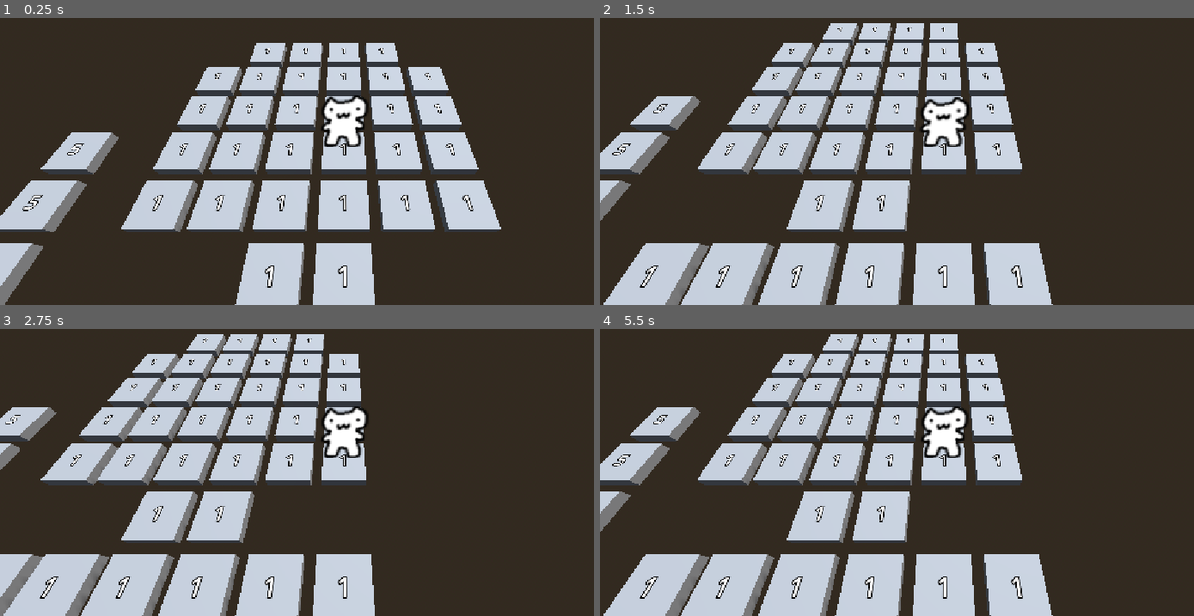
Above: before the commit, frames 1-4 (two rows, left to right).
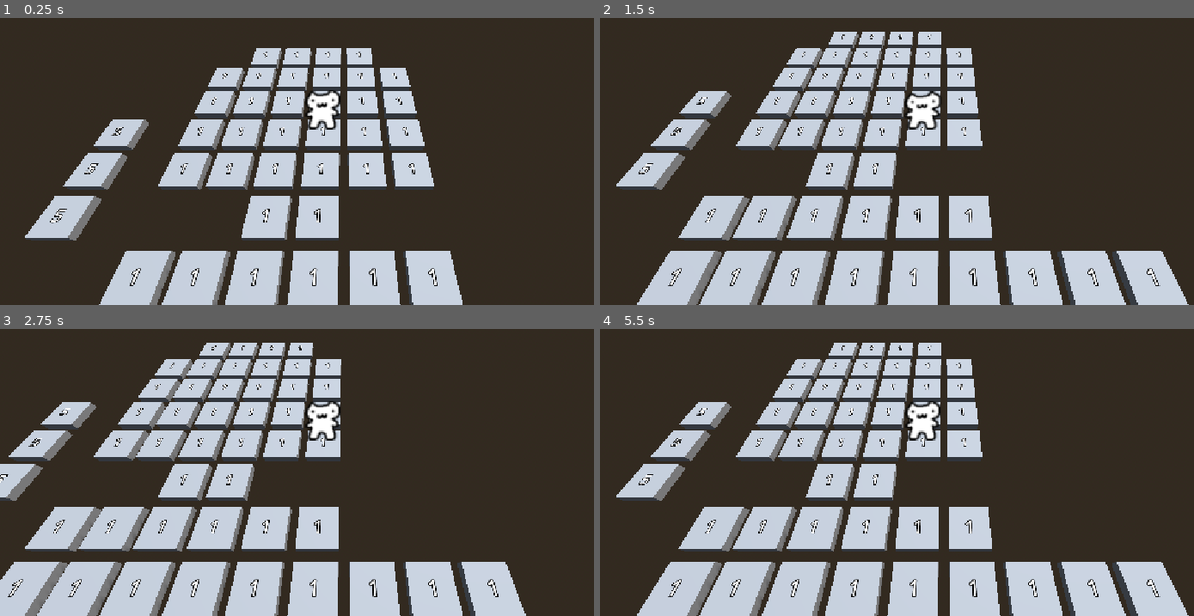
Above: after the commit, the same moments.

Repository: pxlinspace/gmtk-2026
Game: Godot game, scene res://scenes/levels/test_level.tscn
The game is run twice, just before and just after one commit, with the same random seed, the same clock (stepped at 60 frames per second) and the same inputs.
Inputs (mouse positions are in pixels of both pictures, inside the frame that each line leads up to):
- Up to frame 1 (0.25 s): no input
- Up to frame 2 (1.5 s): tap Enter at 0.5 s; move the mouse to (1093, 92) at 0.52 s; hold D (right) 0.53-1.28 s; tap Alt at 0.6 s; click (1093, 92) at 0.67 s; tap Space at 1.25 s; move the mouse to (807, 129) at 1.27 s; hold S (down) from 1.28 s (still down); tap Shift at 1.35 s
- Up to frame 3 (2.75 s): tap Enter at 2 s; move the mouse to (409, 337) at 2.02 s; release S (down) at 2.03 s; hold D (right) from 2.03 s (still down); tap Alt at 2.1 s
- Up to frame 4 (5.5 s): tap Space at 2.75, 4.25 s; move the mouse to (908, 501) at 2.77 s; release D (right) at 2.78 s; hold W (up) 2.78-3.53 s; tap Shift at 2.85, 4.35 s; click (908, 501) at 2.92 s; tap Enter at 3.5 s; move the mouse to (1152, 481) at 3.52 s; hold A (left) 3.53-5.03 s; tap Alt at 3.6, 5.1 s; move the mouse to (736, 363) at 4.27 s; move the mouse to (980, 423) at 5.02 s; hold S (down) from 5.03 s (still down); click (980, 423) at 5.17 s

The runs differ from the first frame. In frame 1, 36% of the frame differs, in the area x 0-85%, y 8-100%; in frame 2, 38%; in frame 3, 36%; in frame 4, 38%, in the area x 0-100%, y 1-100%.

Commit message:
don't fall off

Diff:
--- a/scenes/levels/level.gd
+++ b/scenes/levels/level.gd
@@ -17,4 +17,4 @@
 		tile.set_countdown(int(level_map.mesh_library.get_item_name(idx)))
 		tile_container.add_child(tile)
 		tile.global_position = level_map.to_global(cell_pos)
-		level_map.set_cell_item(cell_pos, GridMap.INVALID_CELL_ITEM)
+	level_map.queue_free()
--- a/scenes/levels/test_level.tscn
+++ b/scenes/levels/test_level.tscn
@@ -32,7 +32,3 @@
 }
 
 [node name="Player" parent="." unique_id=289280773 instance=ExtResource("2_yautc")]
-
-[node name="Camera3D" type="Camera3D" parent="Player" unique_id=790985369]
-transform = Transform3D(1, 0, 0, 0, 0.6427876, 0.7660444, 0, -0.7660444, 0.6427876, 0.5, 4, 3)
-current = true
--- a/scenes/player/player.gd
+++ b/scenes/player/player.gd
@@ -1,28 +1,56 @@
 extends Node3D
 
 @onready var grid_position: Vector3i = Vector3i(position)
-@onready var tile_sprite: TileSprite = $TileSprite
+@onready var tile_sprite: TileSprite = $Anchor/TileSprite
+@onready var anchor: Node3D = $Anchor
+
+var position_tween: Tween
+
+
+func move_to_pos(new_pos: Vector3i) -> void:
+	# check if new position is valid
+	var cast_pos := Vector3(new_pos - grid_position) + Vector3(0.5, 0, 0.5)
+	var space_state := get_world_3d().direct_space_state
+	var shape := SphereShape3D.new()
+	shape.radius = 0.2
+	var query := PhysicsShapeQueryParameters3D.new()
+	query.collide_with_areas = true
+	query.collide_with_bodies = false
+	query.shape = shape
+	query.transform = global_transform
+	query.transform.origin += Vector3(cast_pos)
+	print(query.transform.origin)
+	var results := space_state.intersect_shape(query)
+
+	if results.size() == 0: return
+	var is_valid := false
+	for item in results:
+		var collider := item.collider as Object
+		if collider is Tile:
+			is_valid = true
+			break
+	if not is_valid: return
+
+	grid_position = new_pos
+	global_position = new_pos
+	animate_to_grid_position()
 
 
 func _unhandled_input(event: InputEvent) -> void:
-	var is_movement_input: bool = true
 	if event.is_action_pressed("left"):
-		grid_position.x -= 1
+		move_to_pos(grid_position + Vector3i(-1, 0, 0))
 	elif event.is_action_pressed("right"):
-		grid_position.x += 1
+		move_to_pos(grid_position + Vector3i(1, 0, 0))
 	elif event.is_action_pressed("up"):
-		grid_position.z -= 1
+		move_to_pos(grid_position + Vector3i(0, 0, -1))
 	elif event.is_action_pressed("down"):
-		grid_position.z += 1
-	else:
-		is_movement_input = false
-
-	if is_movement_input:
-		animate_to_grid_position()
+		move_to_pos(grid_position + Vector3i(0, 0, 1))
 
 
 func animate_to_grid_position() -> void:
-	var position_tween := create_tween().set_trans(Tween.TRANS_QUAD).set_ease(Tween.EASE_OUT)
-	position_tween.tween_property(self, "position", Vector3(grid_position), 0.2)
+	if position_tween: position_tween.kill()
+	position_tween = create_tween().set_trans(Tween.TRANS_QUAD).set_ease(Tween.EASE_OUT)
+	var target_pos := Vector3(grid_position) + Vector3(0, 0, 0)
+	position_tween.tween_property(anchor, "global_position", target_pos, 0.2)
 	tile_sprite.animation_player.stop()
 	tile_sprite.animation_player.play("bounce")
--- a/scenes/player/player.tscn
+++ b/scenes/player/player.tscn
@@ -7,5 +7,12 @@
 [node name="Player" type="Node3D" unique_id=289280773]
 script = ExtResource("1_dovo2")
 
-[node name="TileSprite" parent="." unique_id=2049415869 instance=ExtResource("1_8afob")]
+[node name="Anchor" type="Node3D" parent="." unique_id=701611556]
+top_level = true
+
+[node name="TileSprite" parent="Anchor" unique_id=2049415869 instance=ExtResource("1_8afob")]
 texture = ExtResource("3_gmlin")
+
+[node name="Camera3D" type="Camera3D" parent="Anchor" unique_id=2023232318]
+transform = Transform3D(1, 0, 0, 0, 0.6427876, 0.7660445, 0, -0.7660445, 0.6427876, 1, 4.9641, 4.098074)
+current = true
--- a/scenes/tile/tile.gd
+++ b/scenes/tile/tile.gd
@@ -2,6 +2,6 @@
 
 var countdown: int = 0
 
-func set_countdown(new_value: int):
+func set_countdown(new_value: int) -> void:
 	countdown = new_value
 	$Label3D.text = str(countdown)
